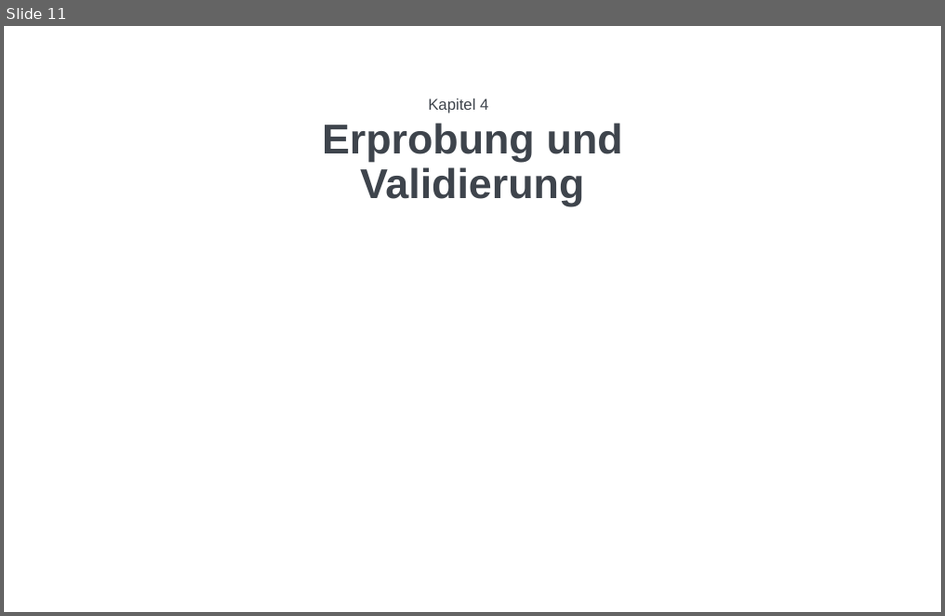
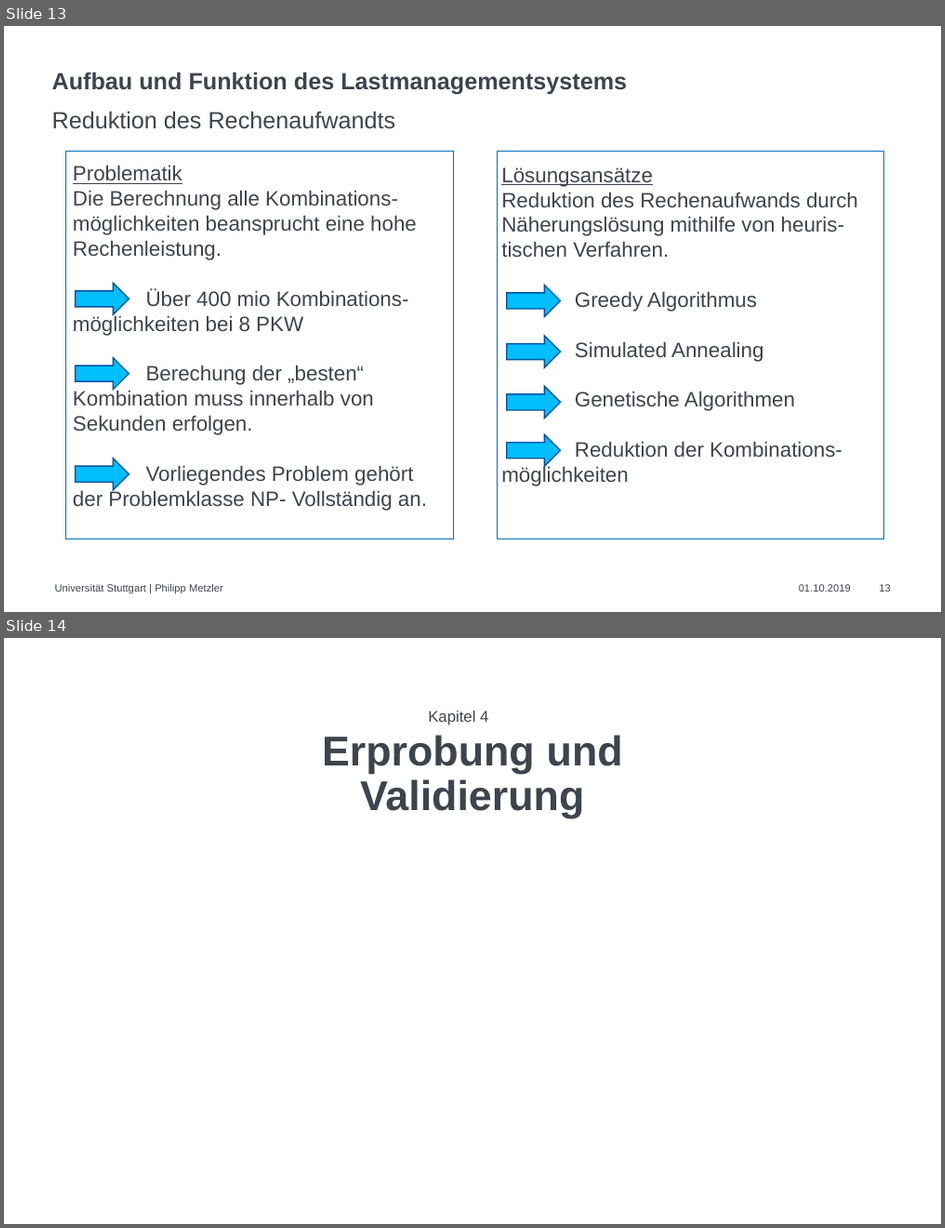
Before and after one commit to CHPhilipp/Sonsitige-Dokumente, a slide deck: Präsentation 16 zu 10 - IEH.pptx. Shown one above the other, each under a label of ours: slide 11 before the commit, slides 13 and 14 after it. The pictures are 945x616 and 945x1228 pixels, drawn with LibreOffice and Linux fonts; fonts in the diff are those of the drawing; background and template pictures are left out. Boxes give left, top, right and bottom in pixels: in the first picture for what was removed or moved away, otherwise in the second. Text is boxed around its words. In the diff, an @@ line names an element or a change of style, - is before the commit and + after.

```diff
--- a/Präsentation 16 zu 10 - IEH.pptx
+++ b/Präsentation 16 zu 10 - IEH.pptx
@@ slide 13 added at (4, 26, 941, 612), background #FFFFFF @@
@@ title added at (52, 72, 627, 95), 18 pt, text #3E444C, bold @@
+Aufbau und Funktion des Lastmanagementsystems
@@ text added at (52, 111, 396, 129), 18 pt, text #3E444C @@
+Reduktion des Rechenaufwandts
@@ rectangle added at (66, 152, 453, 538), outline #0070C0 0.5 pt @@
@@ text added at (73, 165, 427, 511), 16 pt, text #3E444C @@
+Problematik
+Die Berechnung alle Kombinations-möglichkeiten beansprucht eine hohe Rechenleistung.
+Über 400 mio Kombinations- möglichkeiten bei 8 PKW
+Berechung der „besten“ Kombination muss innerhalb von Sekunden erfolgen.
+Vorliegendes Problem gehört der Problemklasse NP- Vollständig an.
@@ rectangle added at (497, 152, 885, 538), outline #0070C0 0.5 pt @@
@@ text added at (502, 167, 859, 486), 16 pt, text #3E444C @@
+Lösungsansätze
+Reduktion des Rechenaufwands durch Näherungslösung mithilfe von heuris-tischen Verfahren.
+Greedy Algorithmus
+Simulated Annealing
+Genetische Algorithmen
+Reduktion der Kombinations- möglichkeiten
@@ right arrow added at (76, 283, 129, 314), fill #00BEFF, outline #00519E 1 pt @@
@@ right arrow added at (507, 285, 561, 316), fill #00BEFF, outline #00519E 1 pt @@
@@ right arrow added at (76, 358, 129, 390), fill #00BEFF, outline #00519E 1 pt @@
@@ right arrow added at (507, 336, 561, 367), fill #00BEFF, outline #00519E 1 pt @@
@@ right arrow added at (507, 386, 561, 418), fill #00BEFF, outline #00519E 1 pt @@
@@ right arrow added at (507, 434, 561, 467), fill #00BEFF, outline #00519E 1 pt @@
@@ right arrow added at (76, 458, 129, 490), fill #00BEFF, outline #00519E 1 pt @@
@@ text added at (55, 584, 223, 593), 8 pt, text #3E444C @@
+Universität Stuttgart | Philipp Metzler
@@ text added at (799, 584, 851, 591), 8 pt, text #3E444C @@
+01.10.2019
@@ page number added at (879, 584, 890, 591), 8 pt, text #3E444C @@
+13
@@ what was slide 11 is now slide 14 @@
```
Also in this commit, not shown: 3 slides changed, 2 other slides added.
